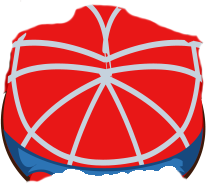
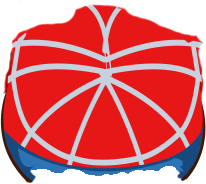
Comparing the layer stacks of the two (206, 184) images. Changes:
painted on "паучок мен жует копия 2" over (25, 169, 189, 184)
